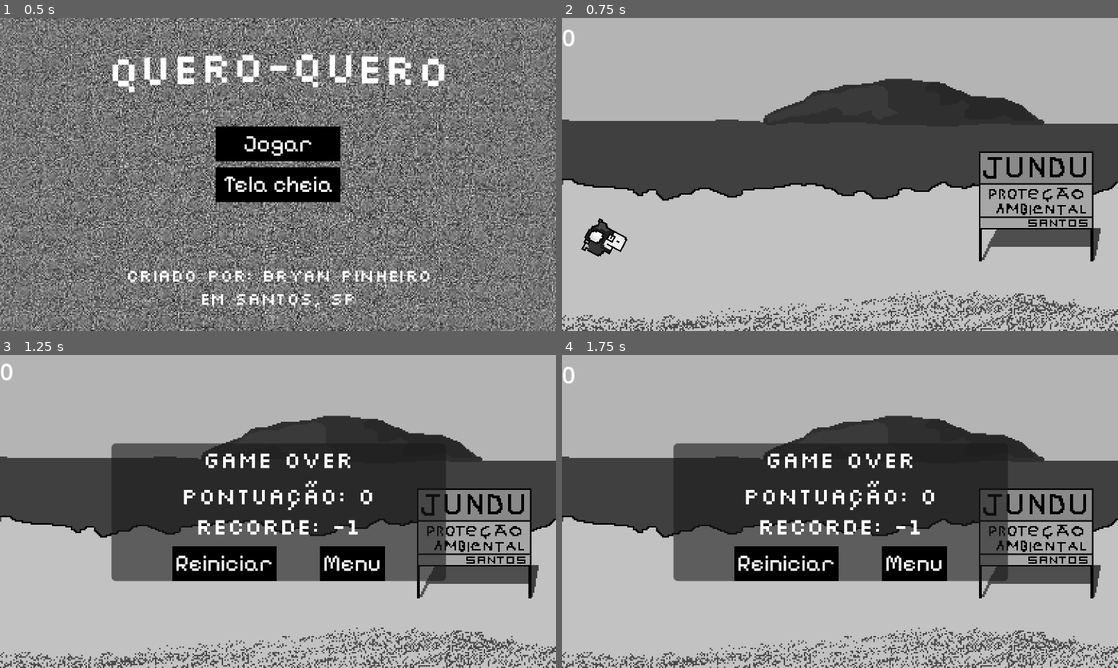
Above: before the commit, frames 1-4 (two rows, left to right).
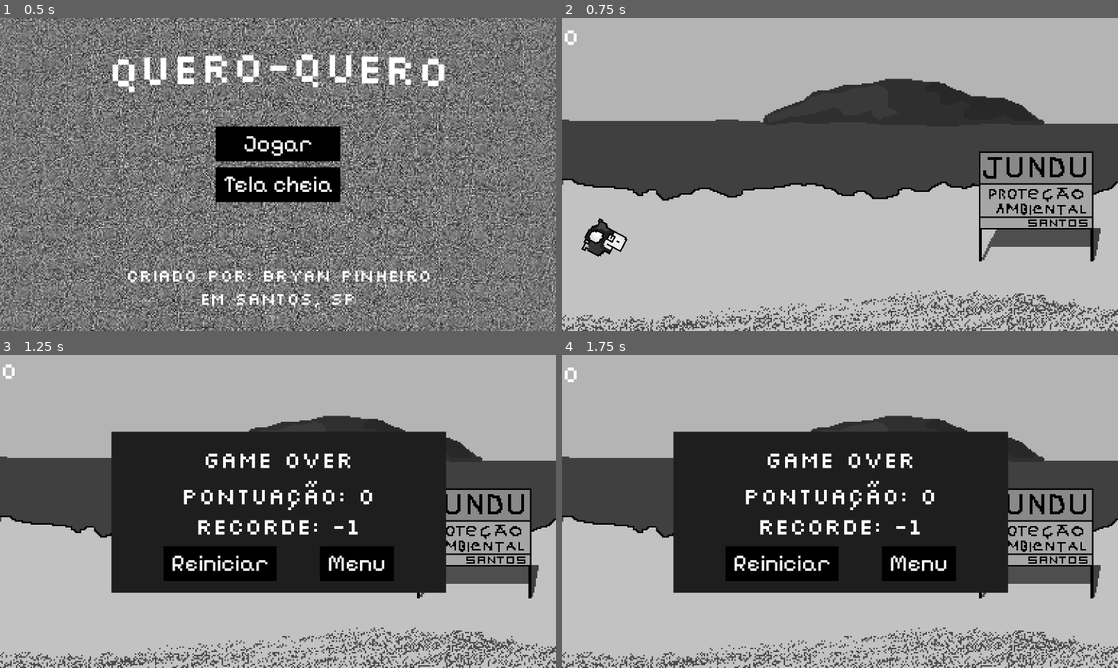
Above: after the commit, the same moments.

Repository: bryanpinheiro/flappy-bird
Game: Godot game, scene res://scene/main_menu.tscn
The game is run twice, just before and just after one commit, with the same random seed, the same clock (stepped at 60 frames per second) and the same inputs.
Inputs:
- Up to frame 1 (0.5 s): no input
- Up to frame 2 (0.75 s): click "Jogar" at 0.5 s
- Up to frame 3 (1.25 s): no input
- Up to frame 4 (1.75 s): click "Reiniciar" at 1.25 s

Frame 1 is identical in both runs. In frame 2, less than 0.1% of the frame differs, in the area x 0-3%, y 3-10%; in frame 3, 12%, in the area x 0-81%, y 2-76%; in frame 4, 12%.

Commit message:
change main menu color

Diff:
--- a/resources/bryan_theme_00.tres
+++ b/resources/bryan_theme_00.tres
@@ -28,6 +28,13 @@
 border_width_bottom = 2
 border_color = Color(0, 0, 0, 1)
 
+[sub_resource type="StyleBoxFlat" id="StyleBoxFlat_b5f6u"]
+content_margin_left = 8.0
+content_margin_top = 8.0
+content_margin_right = 8.0
+content_margin_bottom = 8.0
+bg_color = Color(0.11858138, 0.11858139, 0.11858132, 1)
+
 [resource]
 Button/colors/font_color = Color(1, 1, 1, 1)
 Button/colors/font_hover_color = Color(1, 1, 1, 1)
@@ -36,6 +43,7 @@
 Button/styles/hover = SubResource("StyleBoxFlat_aw6km")
 Button/styles/normal = SubResource("StyleBoxFlat_vfg22")
 Button/styles/pressed = SubResource("StyleBoxFlat_sam4a")
+PanelContainer/styles/panel = SubResource("StyleBoxFlat_b5f6u")
 RichTextLabel/colors/font_outline_color = Color(0, 0, 0, 1)
 RichTextLabel/fonts/bold_font = ExtResource("1_1omew")
 RichTextLabel/fonts/bold_italics_font = ExtResource("2_aw6km")
--- a/scene/game_over_screen.tscn
+++ b/scene/game_over_screen.tscn
@@ -2,6 +2,8 @@
 
 [ext_resource type="Script" uid="uid://cq7v1ia15mn40" path="res://script/game_over_screen.gd" id="1_c0347"]
 [ext_resource type="Theme" uid="uid://dabna7wo81jt5" path="res://resources/bryan_theme_00.tres" id="1_qhku3"]
+
+[sub_resource type="Theme" id="Theme_of57s"]
 
 [node name="GameOverScreen" type="Control" unique_id=1408744853]
 layout_mode = 3
@@ -28,6 +30,7 @@
 offset_bottom = 40.0
 grow_horizontal = 2
 grow_vertical = 2
+theme = SubResource("Theme_of57s")
 
 [node name="VBoxContainer" type="VBoxContainer" parent="PanelContainer" unique_id=1386658064]
 layout_mode = 2
@@ -57,11 +60,11 @@
 
 [node name="Restart" type="Button" parent="PanelContainer/VBoxContainer/HBoxContainer" unique_id=485227688]
 layout_mode = 2
-text = "Reiniciar"
+text = " Reiniciar "
 
 [node name="Menu" type="Button" parent="PanelContainer/VBoxContainer/HBoxContainer" unique_id=674738415]
 layout_mode = 2
-text = "Menu"
+text = " Menu "
 
 [connection signal="pressed" from="PanelContainer/VBoxContainer/HBoxContainer/Restart" to="." method="_on_restart_pressed"]
 [connection signal="pressed" from="PanelContainer/VBoxContainer/HBoxContainer/Menu" to="." method="_on_menu_pressed"]
--- a/scene/main.tscn
+++ b/scene/main.tscn
@@ -4,6 +4,7 @@
 [ext_resource type="Script" uid="uid://b7a32kchquasl" path="res://scene/main.gd" id="1_wp4xf"]
 [ext_resource type="Script" uid="uid://bdf0m52kjh6vk" path="res://script/spawner.gd" id="2_v0l8b"]
 [ext_resource type="PackedScene" uid="uid://b1cdtfldftnby" path="res://scene/game_over_screen.tscn" id="4_0ha60"]
+[ext_resource type="Theme" uid="uid://dabna7wo81jt5" path="res://resources/bryan_theme_00.tres" id="5_p1hux"]
 [ext_resource type="Texture2D" uid="uid://ctj0jxex5rk66" path="res://asset/background-spritesheet.png" id="6_4j5ol"]
 [ext_resource type="AudioStream" uid="uid://coransni5odpr" path="res://asset/wave-sounds.mp3" id="6_p1hux"]
 
@@ -72,6 +73,7 @@
 unique_name_in_owner = true
 offset_right = 40.0
 offset_bottom = 40.0
+theme = ExtResource("5_p1hux")
 bbcode_enabled = true
 text = "[rainbow]BUG"
 fit_content = true
